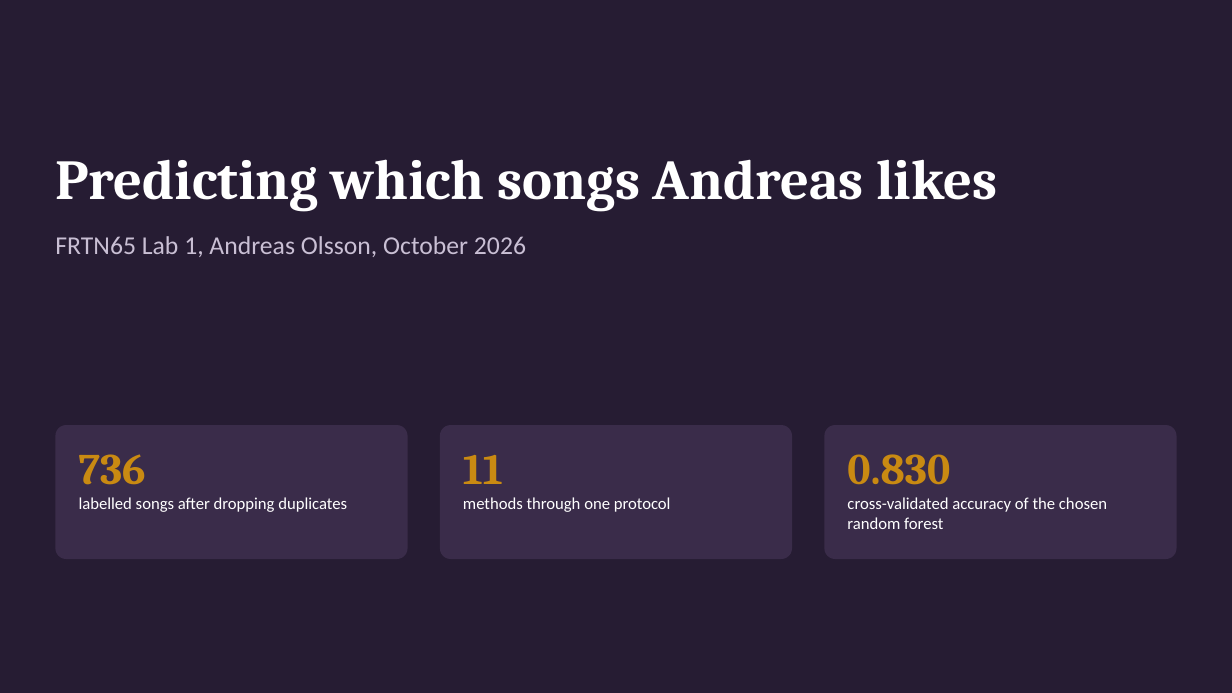
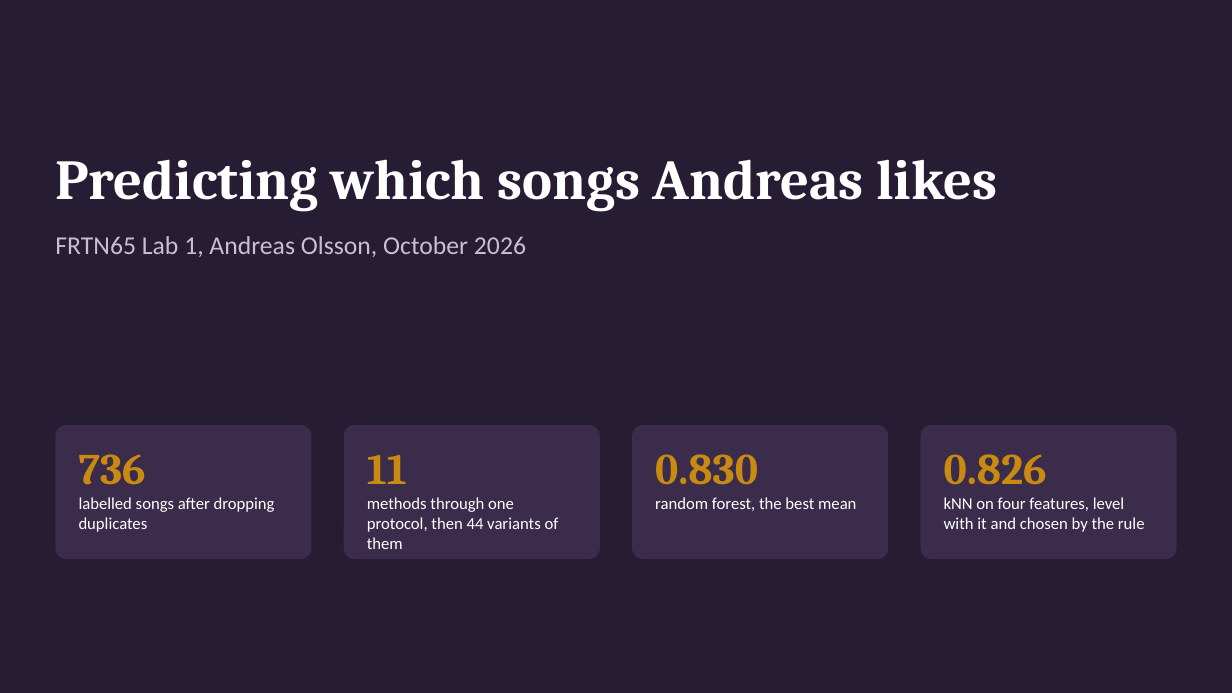
Before and after one commit to AndreassOlsson/FRTN65_code, a slide deck: slide 1 of labs/lab_1_music_taste_prediction/handin/slides.pptx. Drawn at 1232x693 pixels with LibreOffice and Linux fonts; fonts in the diff are those of the drawing. Boxes give left, top, right and bottom in pixels: in the first picture for what was removed or moved away, otherwise in the second. Text is boxed around its words. In the diff, an @@ line names an element or a change of style, - is before the commit and + after.

```diff
--- a/labs/lab_1_music_taste_prediction/handin/slides.pptx
+++ b/labs/lab_1_music_taste_prediction/handin/slides.pptx
@@ rounded rectangle: place and size @@
-rounded rectangle at [55, 425, 408, 559]
+rounded rectangle at [55, 425, 311, 559]
@@ text "736" rewrapped from [79, 454, 347, 512] to [79, 454, 275, 532] @@
@@ rounded rectangle: place and size @@
-rounded rectangle at [440, 425, 792, 559]
+rounded rectangle at [344, 425, 600, 559]
@@ text "11": place and size @@
-text "11" at [463, 455, 671, 512]
+text "11" at [367, 455, 559, 549]
@@ rounded rectangle: place and size @@
-rounded rectangle at [824, 425, 1177, 559]
+rounded rectangle at [632, 425, 888, 559]
@@ text "0.830": place and size @@
-text "0.830" at [847, 454, 1107, 529]
+text "0.830" at [655, 454, 856, 511]
@@ rounded rectangle added at [921, 425, 1177, 559], fill #3A2C4A @@
@@ text added at [944, 454, 1145, 532], 13 pt, text #FFFFFF @@
+0.826
+kNN on four features, level with it and chosen by the rule
@@ text at [367, 497, 559, 549]: text changed @@
-methods through one protocol
+methods through one protocol, then 44 variants of them
@@ text at [655, 497, 856, 511]: text changed @@
-cross-validated accuracy of the chosen random forest
+random forest, the best mean
```
Also in this commit, not shown: 6 other slides changed, 3 slides added, 15 other files.
